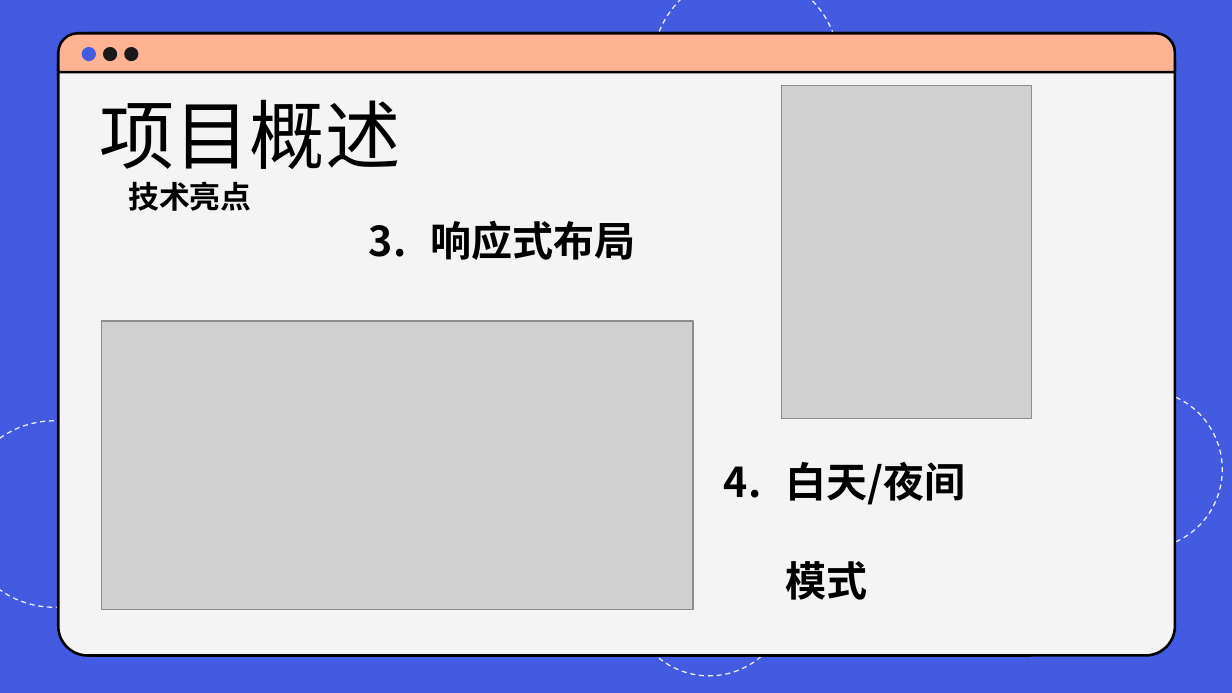
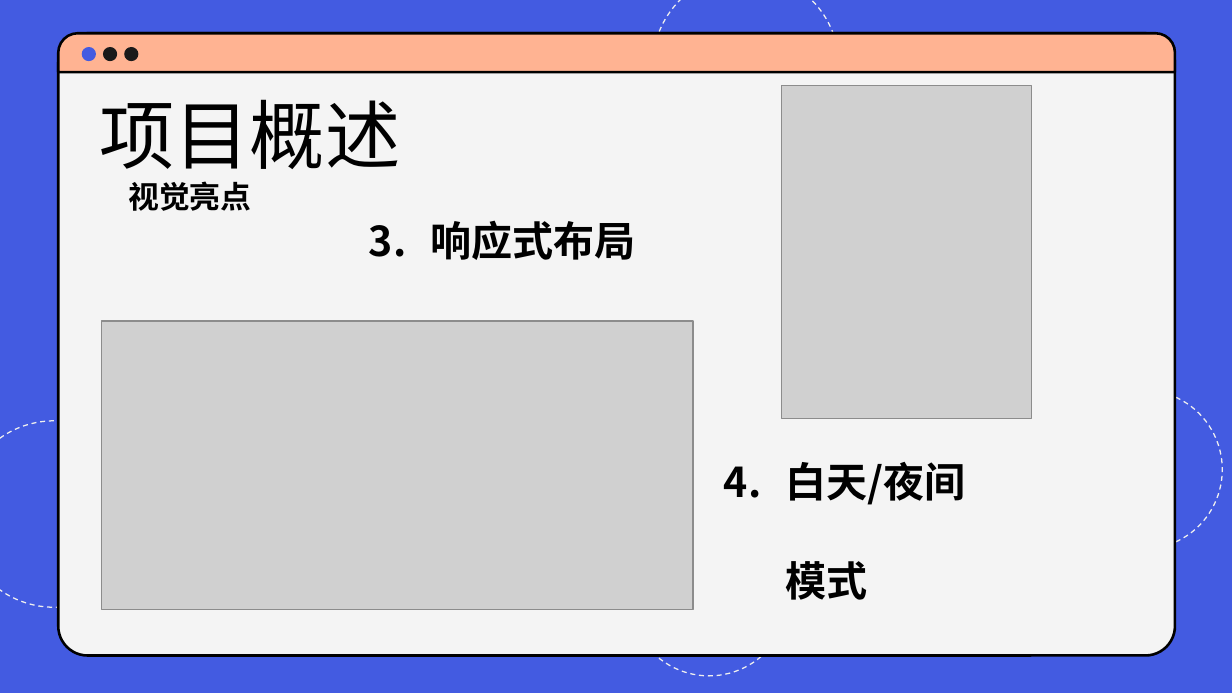
Before and after one commit to SPM-PSP/SPM26-10, a slide deck: slide 7 of 项目文档/项目答辩PPT.pptx. Drawn at 1232x693 pixels with LibreOffice and Linux fonts; fonts in the diff are those of the drawing; grey boxes stand for pictures; background and template pictures are left out. Boxes give left, top, right and bottom in pixels: in the first picture for what was removed or moved away, otherwise in the second. Text is boxed around its words. In the diff, an @@ line names an element or a change of style, - is before the commit and + after.

```diff
--- a/项目文档/项目答辩PPT.pptx
+++ b/项目文档/项目答辩PPT.pptx
@@ title at (x1=128, y1=181, x2=251, y2=211): text changed @@
-技术亮点
+视觉亮点
```
Also in this commit, not shown: 7 other slides changed, 7 slides added.
